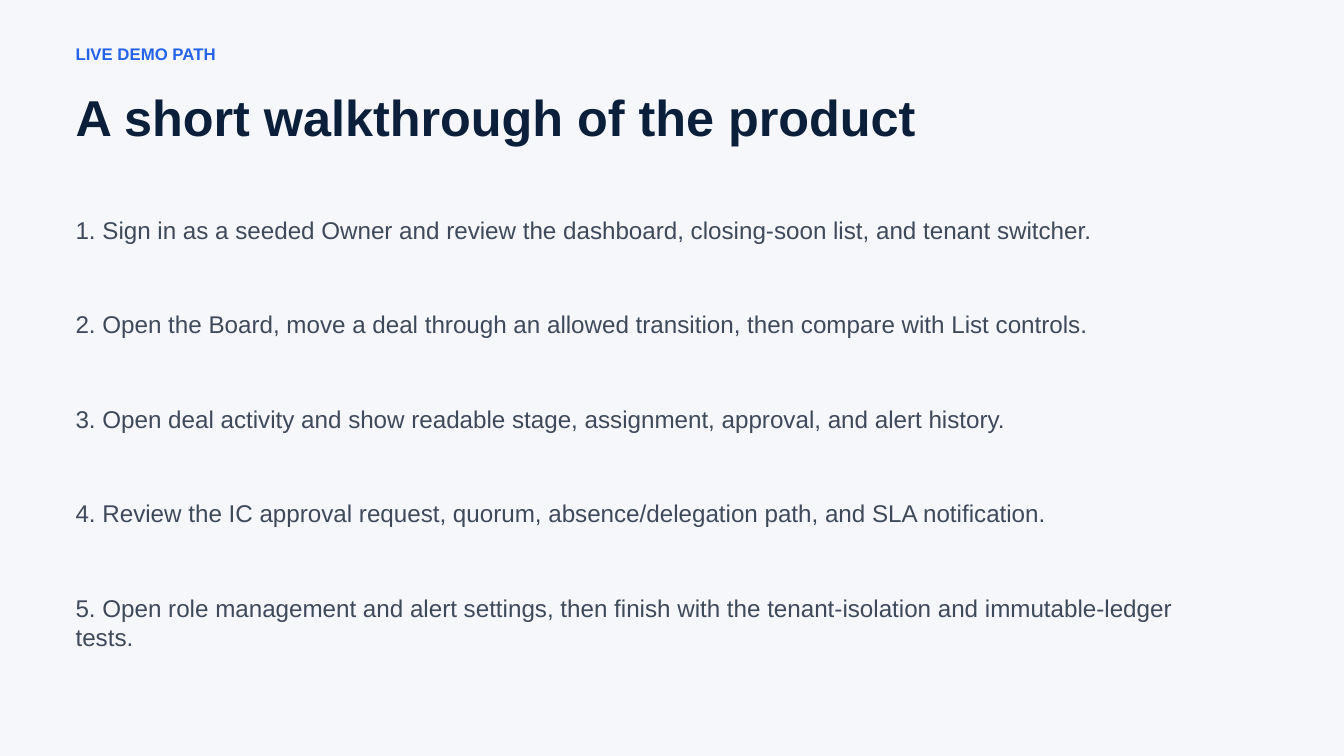
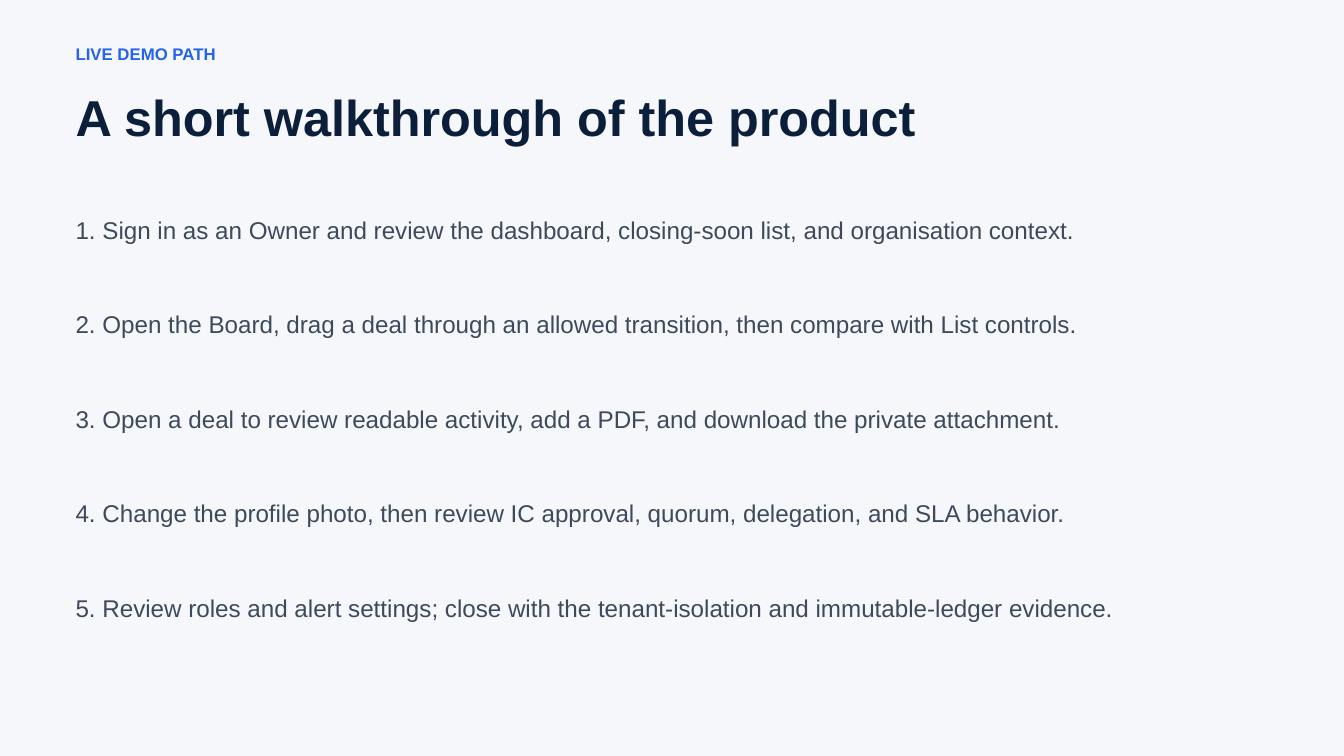
Before and after one commit to blaquetribe/deal-pipeline-tracker, a slide deck: slide 16 of docs/presentation/deal-pipeline-tracker-walkthrough.pptx. Drawn at 1344x756 pixels with LibreOffice and Linux fonts; fonts in the diff are those of the drawing. Boxes give left, top, right and bottom in pixels: in the first picture for what was removed or moved away, otherwise in the second. Text is boxed around its words. In the diff, an @@ line names an element or a change of style, - is before the commit and + after.

```diff
--- a/docs/presentation/deal-pipeline-tracker-walkthrough.pptx
+++ b/docs/presentation/deal-pipeline-tracker-walkthrough.pptx
@@ text at bbox=[76, 221, 1074, 244]: text changed @@
-1. Sign in as a seeded Owner and review the dashboard, closing-soon list, and tenant switcher.
+1. Sign in as an Owner and review the dashboard, closing-soon list, and organisation context.
@@ text at bbox=[76, 315, 1076, 338]: text changed @@
-2. Open the Board, move a deal through an allowed transition, then compare with List controls.
+2. Open the Board, drag a deal through an allowed transition, then compare with List controls.
@@ text at bbox=[76, 410, 1059, 433]: text changed @@
-3. Open deal activity and show readable stage, assignment, approval, and alert history.
+3. Open a deal to review readable activity, add a PDF, and download the private attachment.
@@ text at bbox=[76, 504, 1064, 527]: text changed @@
-4. Review the IC approval request, quorum, absence/delegation path, and SLA notification.
+4. Change the profile photo, then review IC approval, quorum, delegation, and SLA behavior.
@@ text at bbox=[76, 599, 1112, 622]: text changed @@
-5. Open role management and alert settings, then finish with the tenant-isolation and immutable-ledger tests.
+5. Review roles and alert settings; close with the tenant-isolation and immutable-ledger evidence.
```
Also in this commit, not shown: 1 other slide changed, 33 other files.
